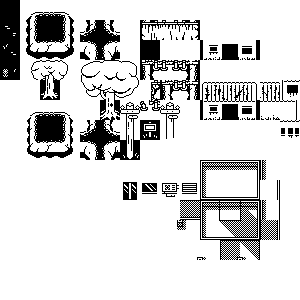
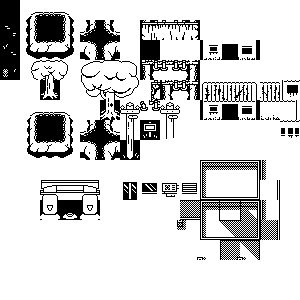
Revision of a layered w=300, h=300 image; what changed, layer by layer:
removed layer "Layer 85" over [40, 180, 100, 220]
added layer "Layer 88" above "Rectangle 3" over [40, 180, 100, 220]
added layer "Rectangle 3" above "Background" over [40, 180, 100, 220]
